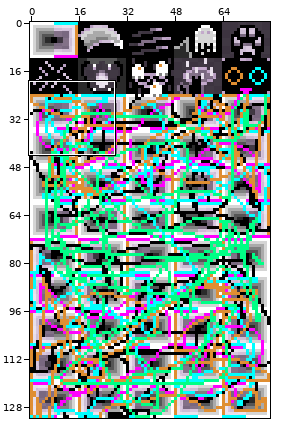
Two versions of one pixel-art file, src/cardArt.aseprite. Above: a wide view before the commit, with the close-up outlined.
Close-up. The starting point:
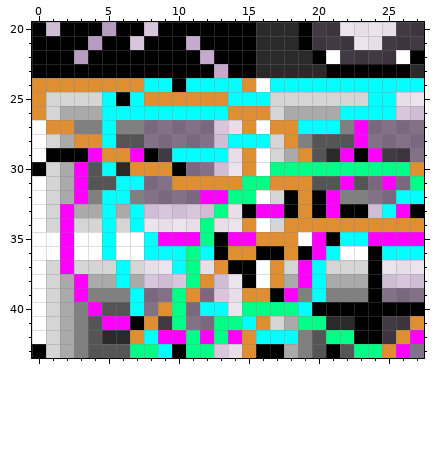
80x132 pixels, 1 frame. Shown: x 0..27, y 20..43. The commit also changed other parts of the picture, which this record leaves out.
New version:
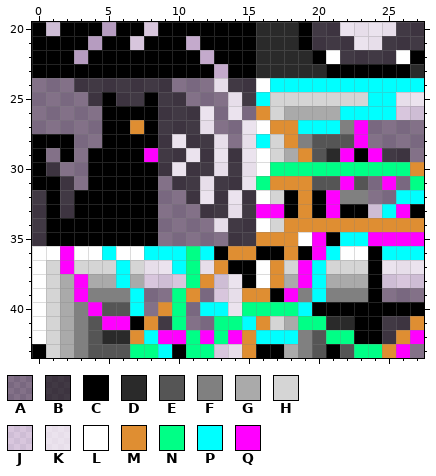
Palette (. is transparent): A #00000055  B #000000aa  C #000000  D #2a2a2a  E #555555  F #808080  G #aaaaaa  H #d5d5d5  J #ffffff55  K #ffffffaa  L #ffffff  M #df8e32  N #00ff86  P #00ffff  Q #ff00ff
Difference:
y 24: x 0..15 MMMMMMMMPPCPPPPM -> AAABBBBBBBAAAKBB
y 25: x 0..15 MHHHHPCPMMMMMMPP -> AAAABCBBCBBAAAKB
y 26: x 0..15 MHGGGPPPPPPPPPMM -> AAAAACCCCBBBKAKA
y 27: x 0..15 LMMFFPFFAAAAAJKM -> AAAAACCMCBBBKAAK
y 28: x 0..15 LHGMMPEEAAAAAJPP -> CCCAACCCCBKBBKAK
y 29: x 0..1 LC -> CA; x 3..8 CQMMQC -> ACCCCQ; x 10..15 PPPPKM -> BKBKBK
y 30: x 1..15 HGQEPDMMMCAAJKM -> BAACCCCCBKBBKBK
y 31: x 0..8 LHGQEEPPA -> CCBACCCCC; x 10..15 MMMMMN -> BBKBBK
y 32: x 0..8 LHGQFPPFA -> BCBCCCCCC; x 11..15 AQQNN -> BKBKB
y 33: x 0..13 LHQGGPGPJJJJJN -> BCBCCCCCCAAABB; x 15 C -> B
y 34: x 0..12 LHQHHPHPKKKKN -> BCCCCCCCCAAAA; x 14..15 KM -> BB
y 35: x 0..15 LLQLLPLLPQQQNCQQ -> BCCCCCCCCAAAAABB
Changed places in both close-ups, as pixel boxes (x1, y1, x2, y2):
changed: (32, 78, 256, 246)
